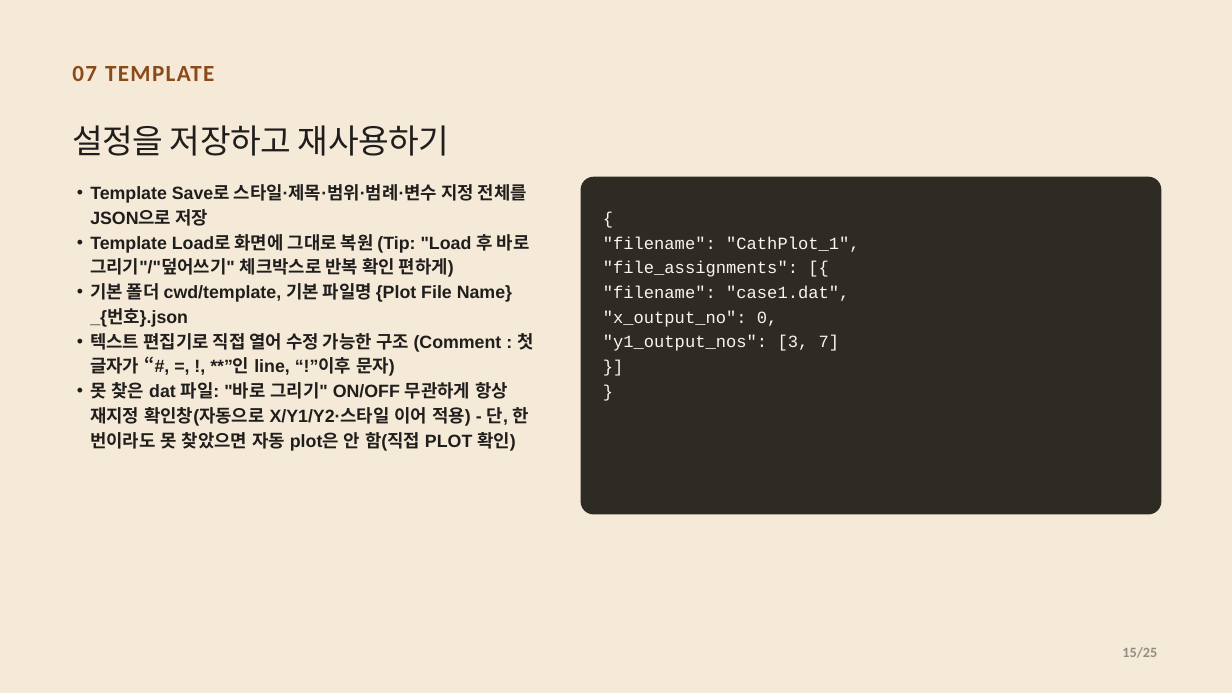
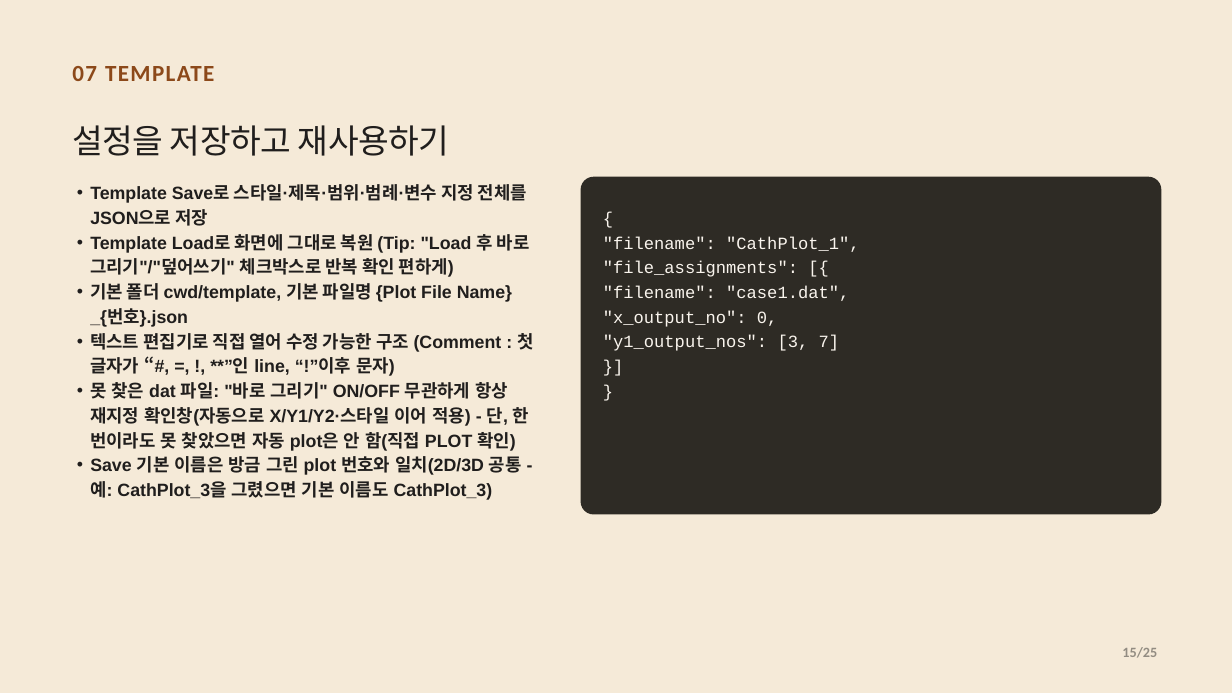
Before and after one commit to CWKIM113/CathPlot_Pub, a slide deck: slide 15 of CathPlot_발표.pptx. Drawn at 1232x693 pixels with LibreOffice and Linux fonts; fonts in the diff are those of the drawing. Boxes give left, top, right and bottom in pixels: in the first picture for what was removed or moved away, otherwise in the second. Text is boxed around its words. In the diff, an @@ line names an element or a change of style, - is before the commit and + after.

```diff
--- a/CathPlot_발표.pptx
+++ b/CathPlot_발표.pptx
@@ text at (90,456,522,500): paragraph added @@
+• Save 기본 이름은 방금 그린 plot 번호와 일치(2D/3D 공통 - 예: CathPlot_3을 그렸으면 기본 이름도 CathPlot_3)
```
Also in this commit, not shown: 2 other slides changed, 3 other files.
